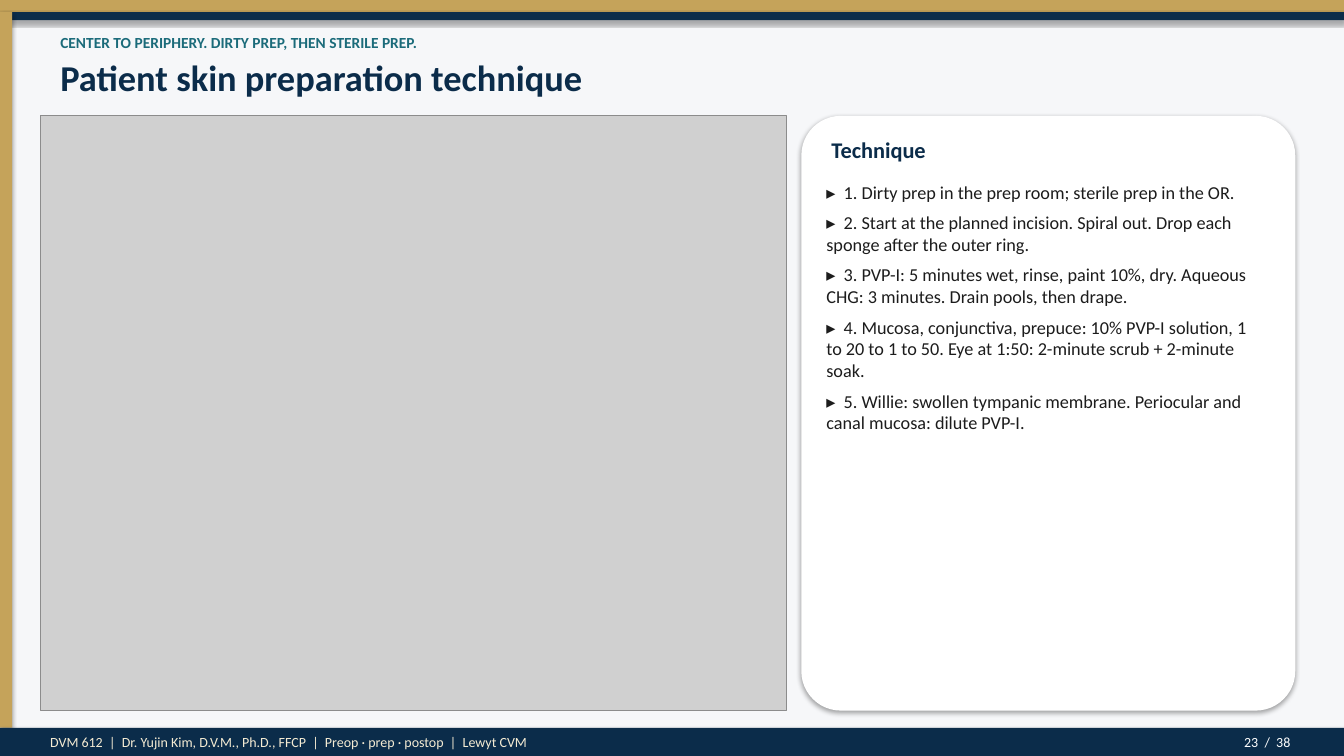
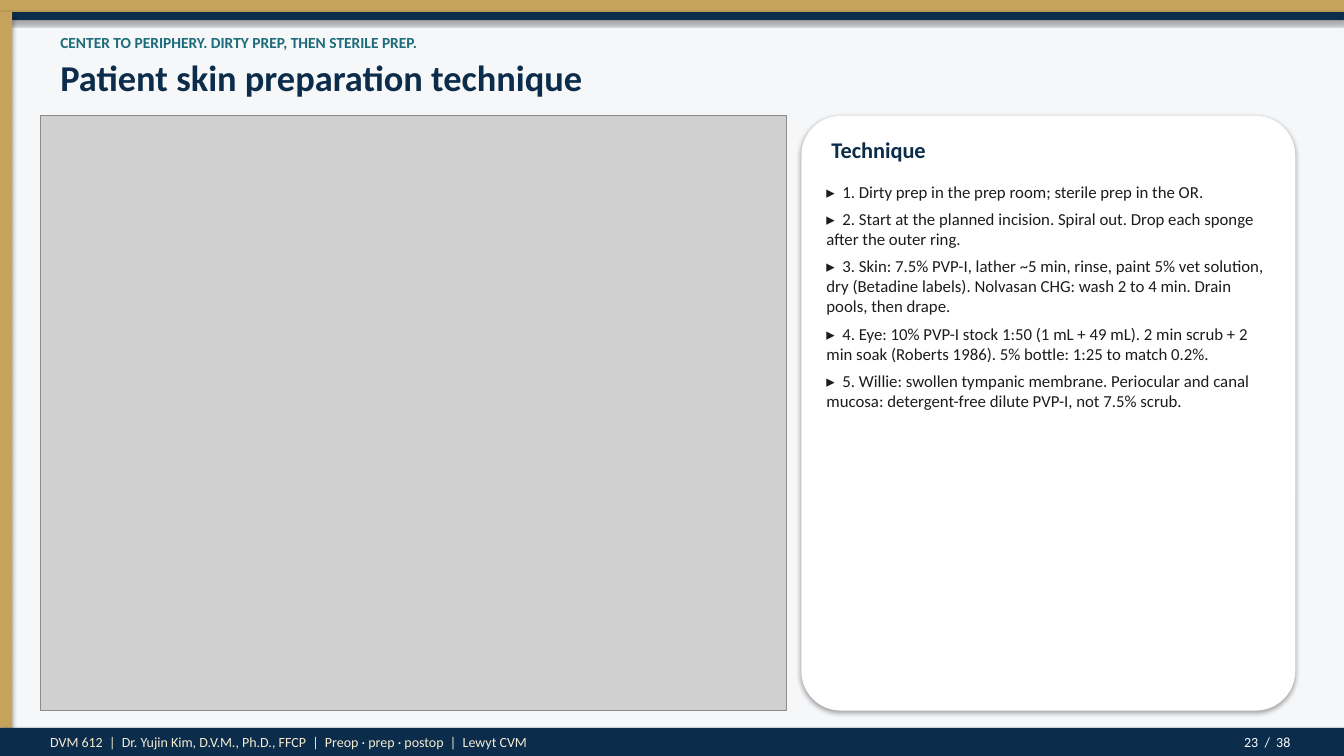
Before and after one commit to drkimvet/happycare, a slide deck: slide 23 of lectures/DVM-612_Week4_Preop_PatientPrep_Postop.pptx. Drawn at 1344x756 pixels with LibreOffice and Linux fonts; fonts in the diff are those of the drawing; grey boxes stand for pictures. Boxes give left, top, right and bottom in pixels: in the first picture for what was removed or moved away, otherwise in the second. Text is boxed around its words. In the diff, an @@ line names an element or a change of style, - is before the commit and + after.

```diff
--- a/lectures/DVM-612_Week4_Preop_PatientPrep_Postop.pptx
+++ b/lectures/DVM-612_Week4_Preop_PatientPrep_Postop.pptx
@@ text at <box>826,186,1253,248</box>: size 13 to 12 pt in "▸ 1. Dirty prep in the prep ...", "▸ 2. Start at the planned incision. ..."; less space between paragraphs @@
@@ text at <box>826,260,1263,410</box>: text changed; size 13 to 12 pt @@
-▸ 3. PVP-I: 5 minutes wet, rinse, paint 10%, dry. Aqueous CHG: 3 minutes. Drain pools, then drape.
-▸ 4. Mucosa, conjunctiva, prepuce: 10% PVP-I solution, 1 to 20 to 1 to 50. Eye at 1:50: 2-minute scrub + 2-minute soak.
-▸ 5. Willie: swollen tympanic membrane. Periocular and canal mucosa: dilute PVP-I.
+▸ 3. Skin: 7.5% PVP-I, lather ~5 min, rinse, paint 5% vet solution, dry (Betadine labels). Nolvasan CHG: wash 2 to 4 min. Drain pools, then drape.
+▸ 4. Eye: 10% PVP-I stock 1:50 (1 mL + 49 mL). 2 min scrub + 2 min soak (Roberts 1986). 5% bottle: 1:25 to match 0.2%.
+▸ 5. Willie: swollen tympanic membrane. Periocular and canal mucosa: detergent-free dilute PVP-I, not 7.5% scrub.
```
Also in this commit, not shown: 9 other slides changed, 4 other files.
